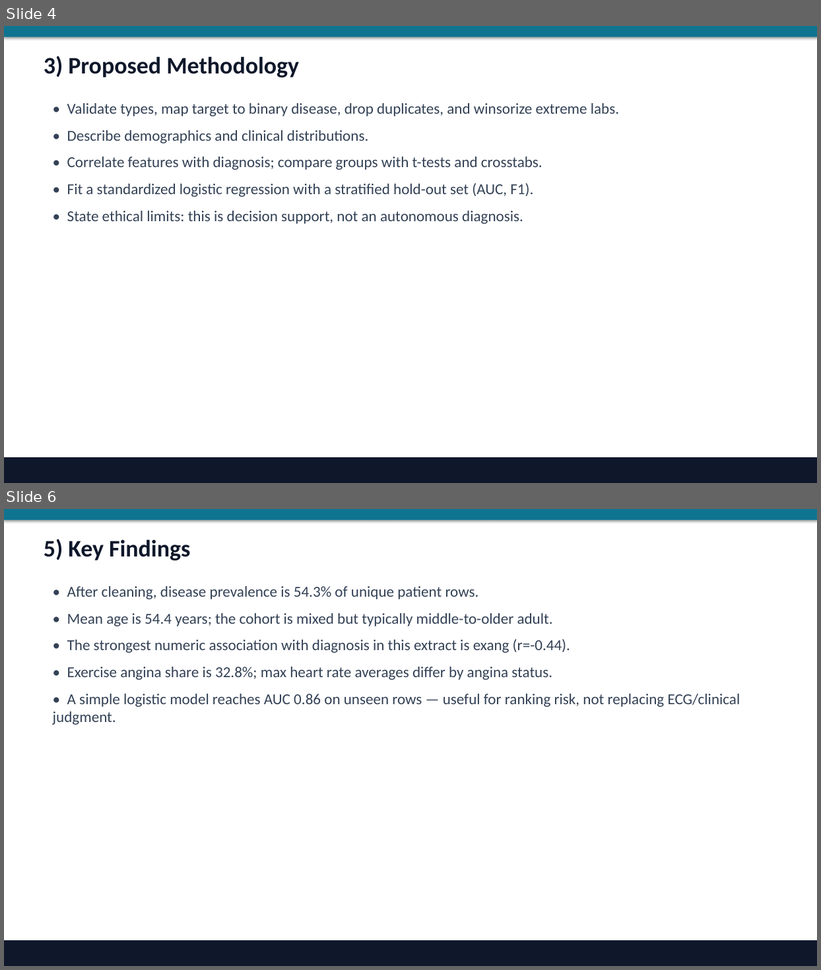
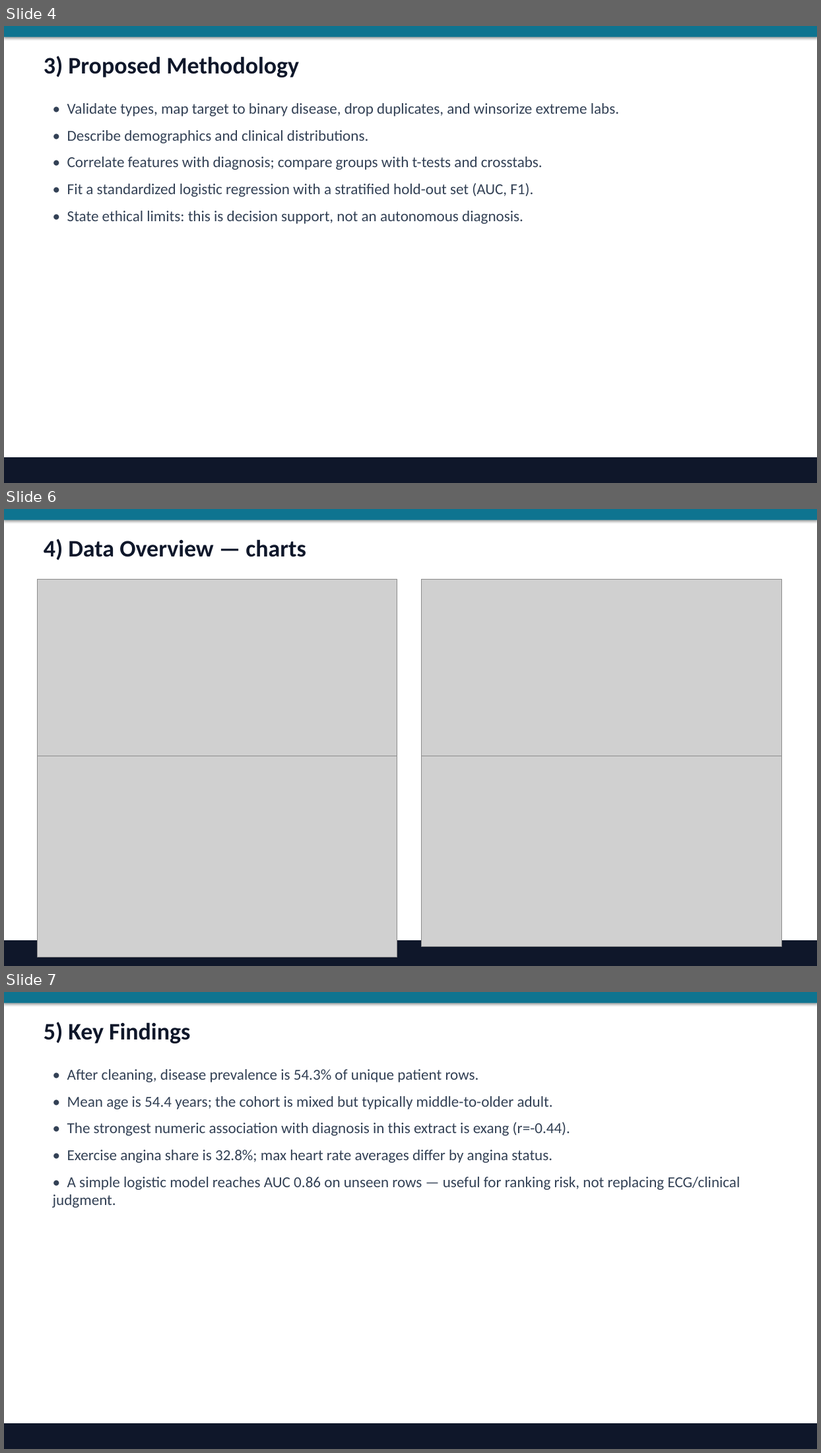
Before and after one commit to bhattchintan8540-cmd/EDA-03-pulse-of-prevention, a slide deck: presentations/EDA03_heart_health.pptx. Shown one above the other, each under a label of ours: slides 4 and 6 before the commit, slides 4, 6 and 7 after it; the slides between them are not shown. The pictures are 821x970 and 821x1453 pixels, drawn with LibreOffice and Linux fonts; fonts in the diff are those of the drawing; grey boxes stand for pictures. Boxes give left, top, right and bottom in pixels: in the first picture for what was removed or moved away, otherwise in the second. Text is boxed around its words. In the diff, an @@ line names an element or a change of style, - is before the commit and + after.

Commit message:
Fill assignment gaps in docs, charts, and Q&A coverage.
Add case study/solution-guide deliverables, embed charts in PPT/HTML, and complete missing analysis items.

```diff
--- a/presentations/EDA03_heart_health.pptx
+++ b/presentations/EDA03_heart_health.pptx
@@ slide 6 added at (4, 509, 817, 966), background #FFFFFF @@
@@ rectangle added at (4, 509, 817, 520), fill #0E7490 @@
@@ text added at (44, 539, 306, 560), 28 pt, text #0F172A, bold @@
+4) Data Overview — charts
@@ picture added at (38, 579, 397, 770) @@
@@ picture added at (422, 579, 781, 770) @@
@@ picture added at (38, 756, 397, 957) @@
@@ picture added at (422, 756, 781, 948) @@
@@ rectangle added at (4, 941, 817, 966), fill #0F172A @@
@@ what was slide 6 is now slide 7 @@
```
Also in this commit, not shown: 1 slide changed, 1 other slide added, 13 other files.
